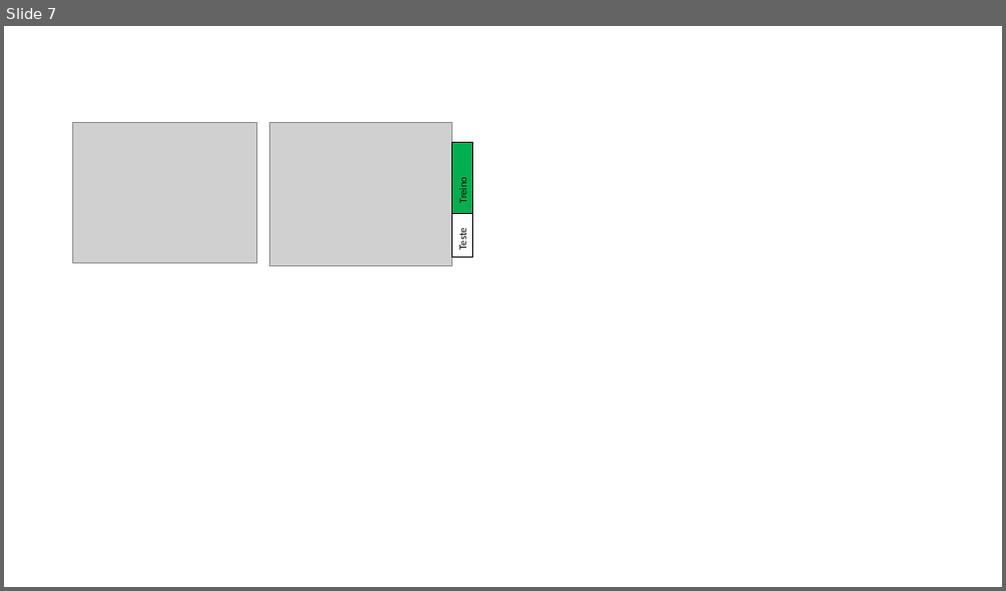
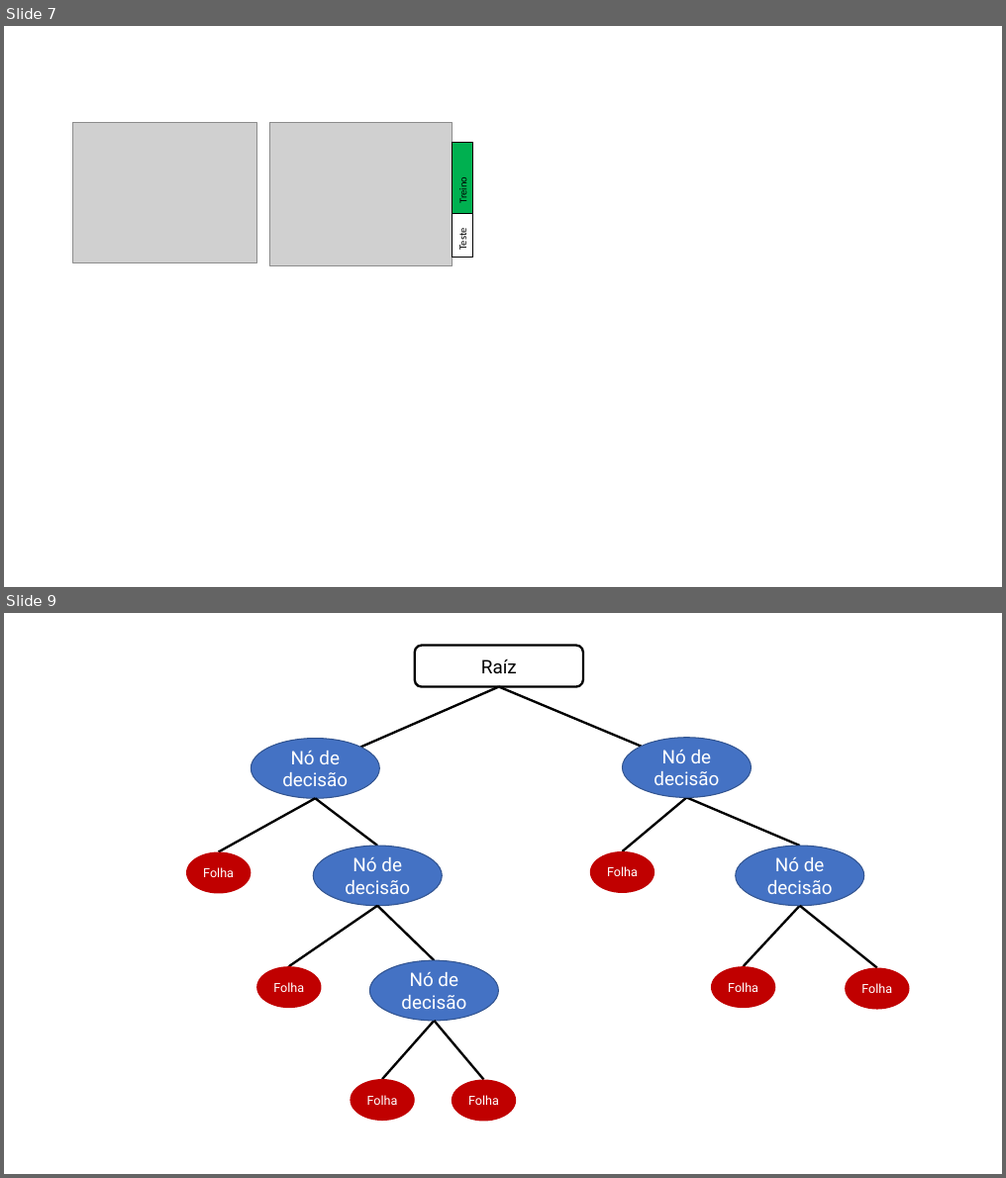
Before and after one commit to natawild/Dissertacao2021, a slide deck: ImagensDissertacao.pptx. Shown one above the other, each under a label of ours: slide 7 before the commit, slides 7 and 9 after it; the slides between them are not shown. The pictures are 1006x591 and 1006x1178 pixels, drawn with LibreOffice and Linux fonts; fonts in the diff are those of the drawing; grey boxes stand for pictures. Boxes give left, top, right and bottom in pixels: in the first picture for what was removed or moved away, otherwise in the second. Text is boxed around its words. In the diff, an @@ line names an element or a change of style, - is before the commit and + after.

```diff
--- a/ImagensDissertacao.pptx
+++ b/ImagensDissertacao.pptx
@@ slide 9 added at <box>4,613,1002,1174</box>, background #FFFFFF @@
@@ rounded rectangle added at <box>415,646,583,687</box>, fill #FFFFFF, outline #000000 2.25 pt, 18 pt, text #000000 @@
+Raíz
@@ line added from (499, 687) to (361, 747), #000000 2.25 pt @@
@@ line added from (499, 687) to (642, 747), #000000 2.25 pt @@
@@ ellipse added at <box>252,738,380,798</box>, fill #4472C4, outline #325491 1 pt, 18 pt, text #FFFFFF @@
+Nó de decisão
@@ ellipse added at <box>623,738,751,797</box>, fill #4472C4, outline #325491 1 pt, 18 pt, text #FFFFFF @@
+Nó de decisão
@@ line added from (316, 799) to (219, 852), #000000 2.25 pt @@
@@ line added from (316, 799) to (377, 846), #000000 2.25 pt @@
@@ line added from (687, 798) to (623, 852), #000000 2.25 pt @@
@@ line added from (687, 798) to (800, 846), #000000 2.25 pt @@
@@ ellipse added at <box>313,846,442,906</box>, fill #4472C4, outline #325491 1 pt, 18 pt, text #FFFFFF @@
+Nó de decisão
@@ ellipse added at <box>736,846,864,906</box>, fill #4472C4, outline #325491 1 pt, 18 pt, text #FFFFFF @@
+Nó de decisão
@@ ellipse added at <box>186,852,251,894</box>, fill #C00000, 12 pt, text #FFFFFF @@
+Folha
@@ ellipse added at <box>590,852,654,894</box>, fill #C00000, 12 pt, text #FFFFFF @@
+Folha
@@ line added from (377, 906) to (289, 966), #000000 2.25 pt @@
@@ line added from (377, 906) to (435, 960), #000000 2.25 pt @@
@@ line added from (800, 906) to (744, 966), #000000 2.25 pt @@
@@ line added from (800, 906) to (877, 967), #000000 2.25 pt @@
@@ ellipse added at <box>257,966,322,1008</box>, fill #C00000, 12 pt, text #FFFFFF @@
+Folha
@@ ellipse added at <box>370,960,499,1020</box>, fill #4472C4, outline #325491 1 pt, 18 pt, text #FFFFFF @@
+Nó de decisão
@@ ellipse added at <box>711,966,775,1008</box>, fill #C00000, 12 pt, text #FFFFFF @@
+Folha
@@ ellipse added at <box>845,967,909,1010</box>, fill #C00000, 12 pt, text #FFFFFF @@
+Folha
@@ line added from (435, 1021) to (382, 1079), #000000 2.25 pt @@
@@ line added from (435, 1021) to (484, 1080), #000000 2.25 pt @@
@@ ellipse added at <box>350,1079,414,1121</box>, fill #C00000, 12 pt, text #FFFFFF @@
+Folha
@@ ellipse added at <box>451,1080,516,1122</box>, fill #C00000, 12 pt, text #FFFFFF @@
+Folha
```
Also in this commit, not shown: 3 other slides added, 18 other files.
